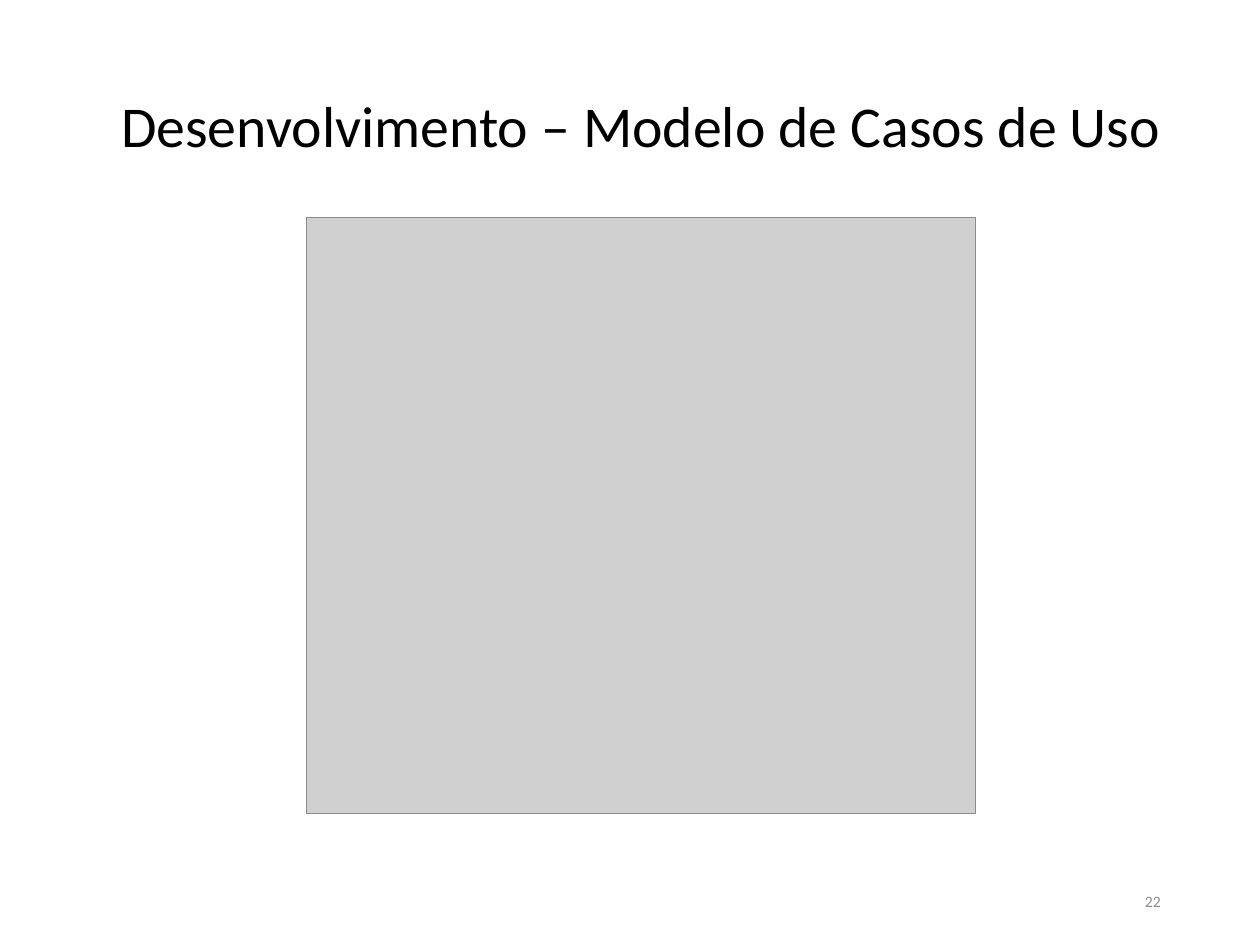
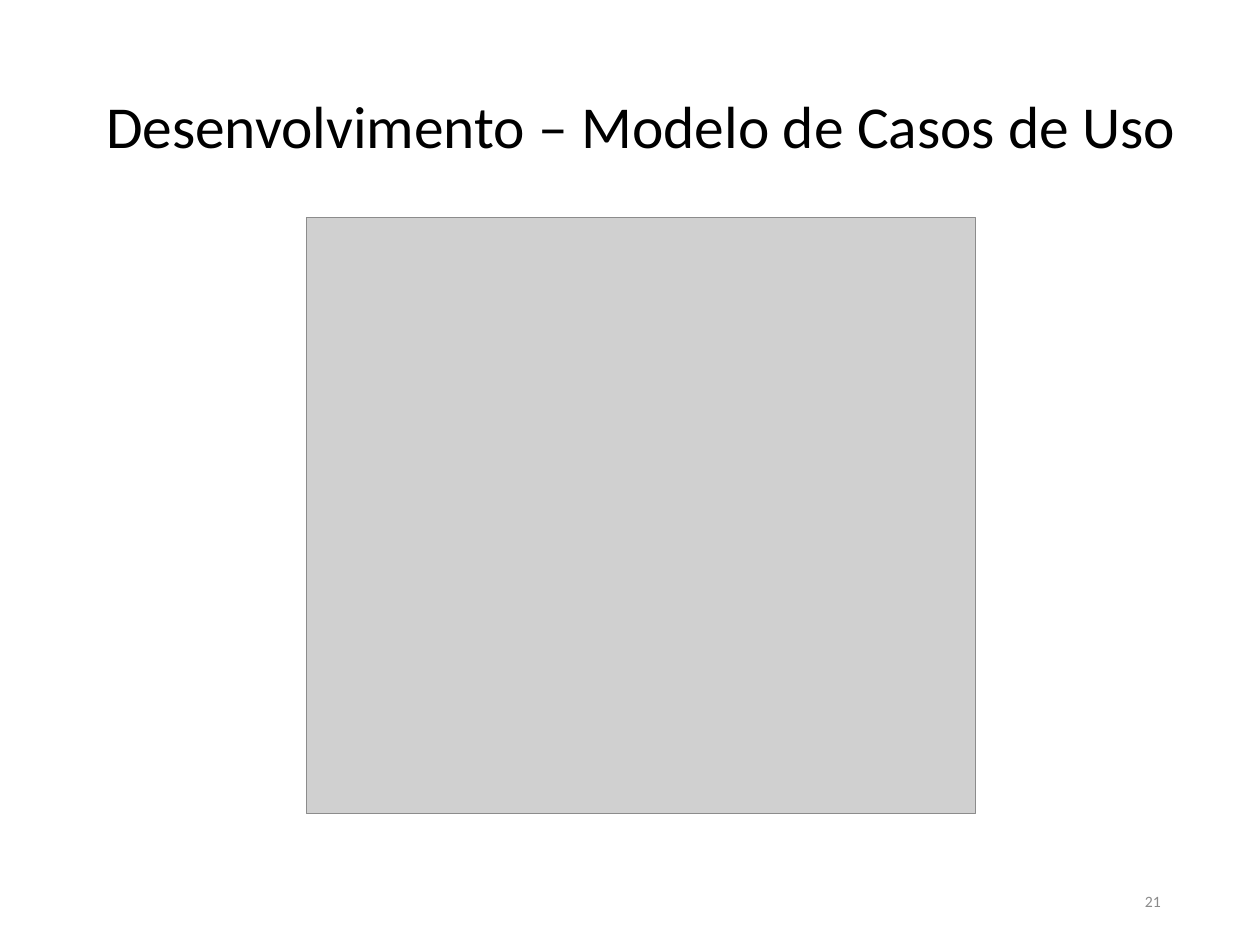
Before and after one commit to FatimaFerreiradeSousa/TCC-Mobile-Leaning, a slide deck: slide 21 of TCC - Documento/TCC II.pptx (slide 22 before the commit). Drawn at 1260x945 pixels with LibreOffice and Linux fonts; fonts in the diff are those of the drawing; grey boxes stand for pictures. Boxes give left, top, right and bottom in pixels: in the first picture for what was removed or moved away, otherwise in the second. Text is boxed around its words. In the diff, an @@ line names an element or a change of style, - is before the commit and + after.

```diff
--- a/TCC - Documento/TCC II.pptx
+++ b/TCC - Documento/TCC II.pptx
@@ title "Desenvolvimento – Modelo de Casos ..." at [106,106,1176,149]: size 33 to 34 pt @@
@@ page number at [1145,897,1161,907]: text changed @@
-22
+21
```
Also in this commit, not shown: 18 other slides changed, 1 slide removed.
